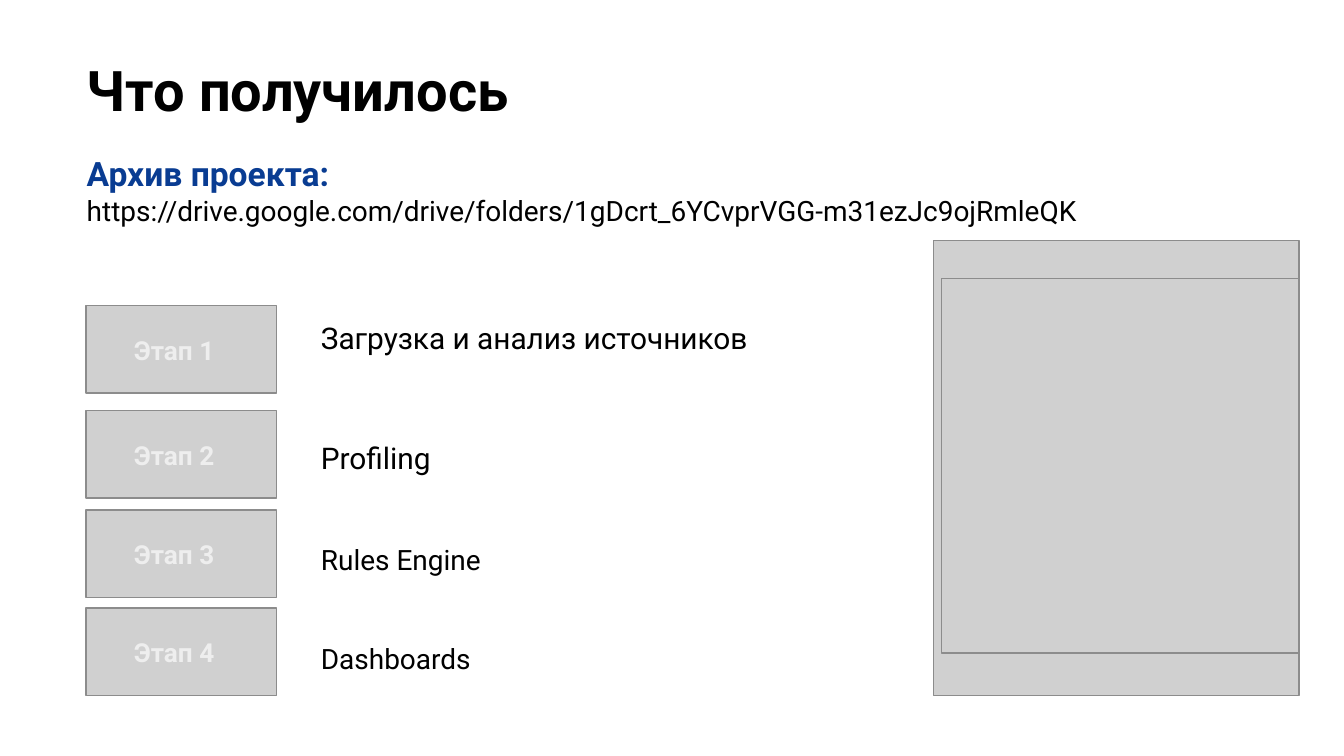
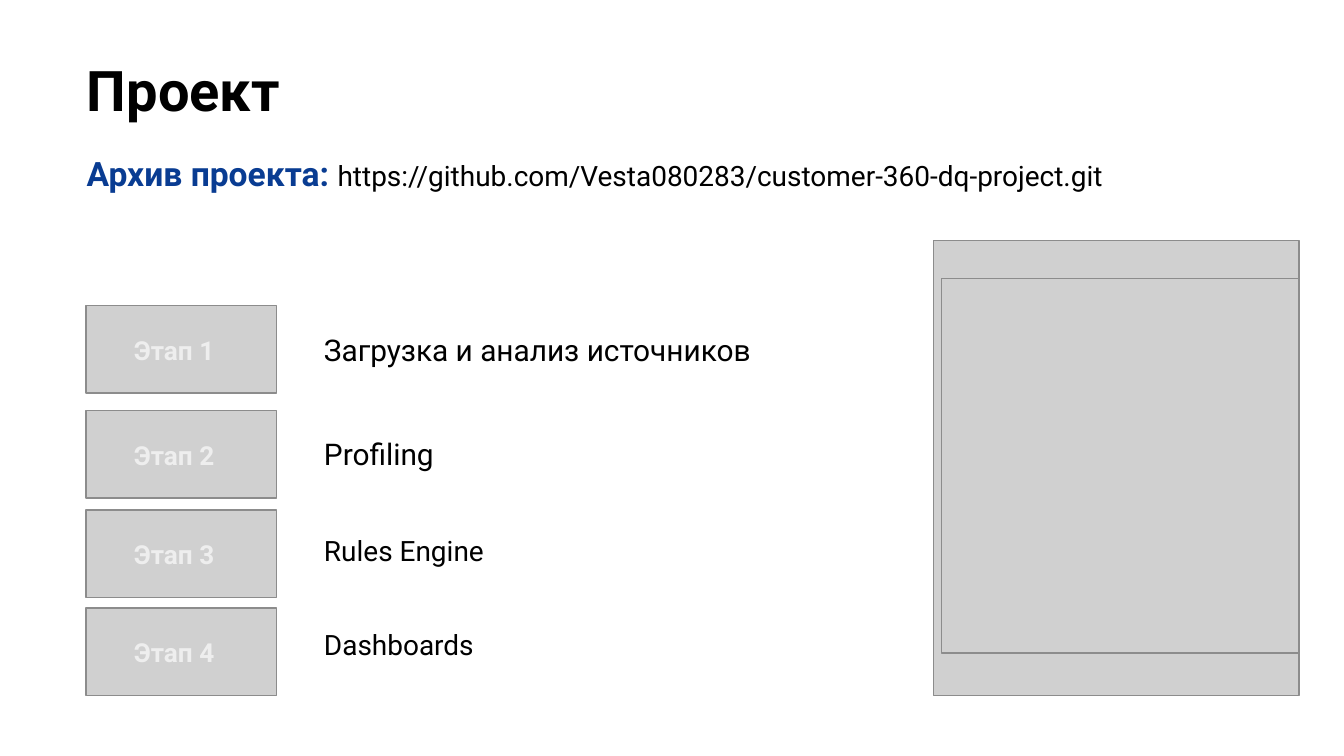
Before and after one commit to Vesta080283/customer-360-dq-project, a slide deck: slide 7 of presentation/Проект сквозного аудита качества данных в домене Customer 360.pptx. Drawn at 1344x756 pixels with LibreOffice and Linux fonts; fonts in the diff are those of the drawing; grey boxes stand for pictures; background and template pictures are left out. Boxes give left, top, right and bottom in pixels: in the first picture for what was removed or moved away, otherwise in the second. Text is boxed around its words. In the diff, an @@ line names an element or a change of style, - is before the commit and + after.

```diff
--- a/presentation/Проект сквозного аудита качества данных в домене Customer 360.pptx
+++ b/presentation/Проект сквозного аудита качества данных в домене Customer 360.pptx
@@ title at [87, 71, 280, 123]: text changed @@
-Что получилось
+Проект
@@ text at [87, 162, 1103, 193]: text changed @@
-Архив проекта:
-https://drive.google.com/drive/folders/1gDcrt_6YCvprVGG-m31ezJc9ojRmleQK
+Архив проекта: https://github.com/Vesta080283/customer-360-dq-project.git
@@ table at [310, 321, 832, 756] @@
@@ line spacing 1.15 to 1 @@
@@ table: place and size @@
-table at [308, 304, 829, 756]
+table at [310, 321, 832, 756]
```
Also in this commit, not shown: 5 other slides changed, 3 slides added, 1 slide removed, 3 other files.
